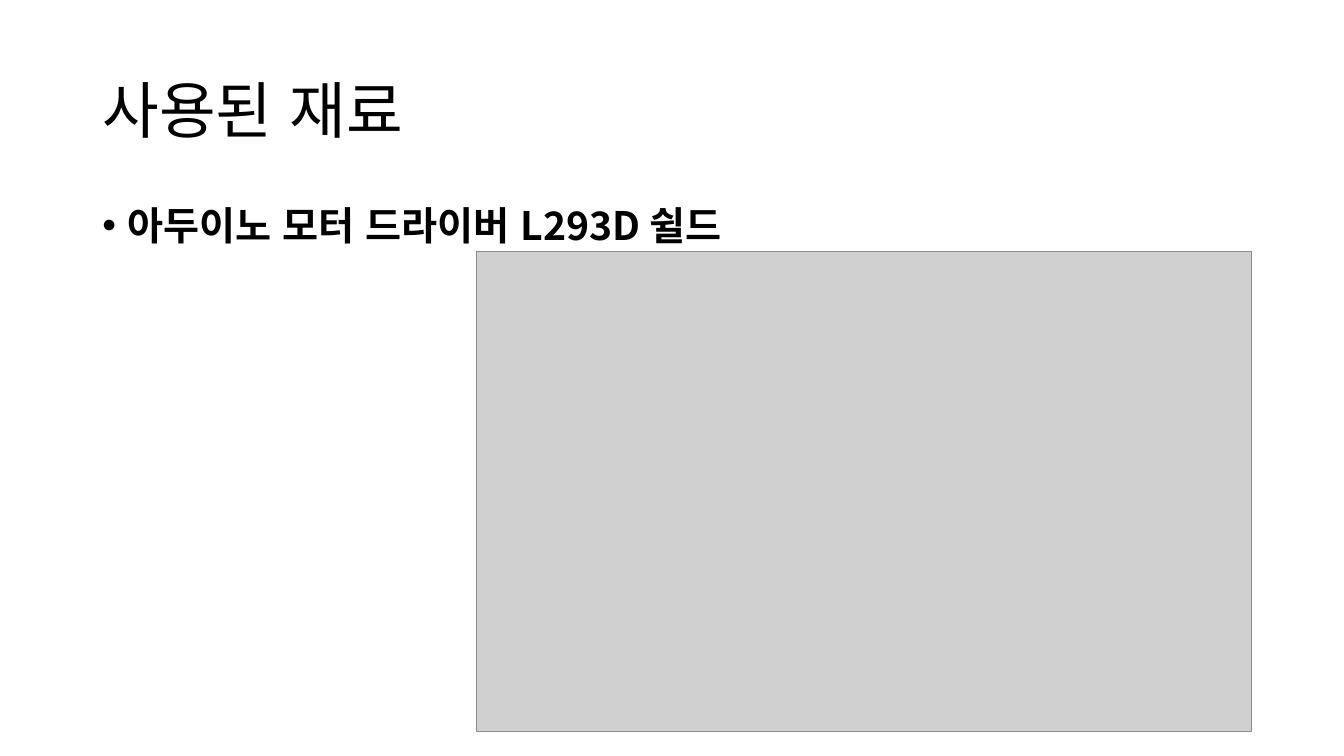
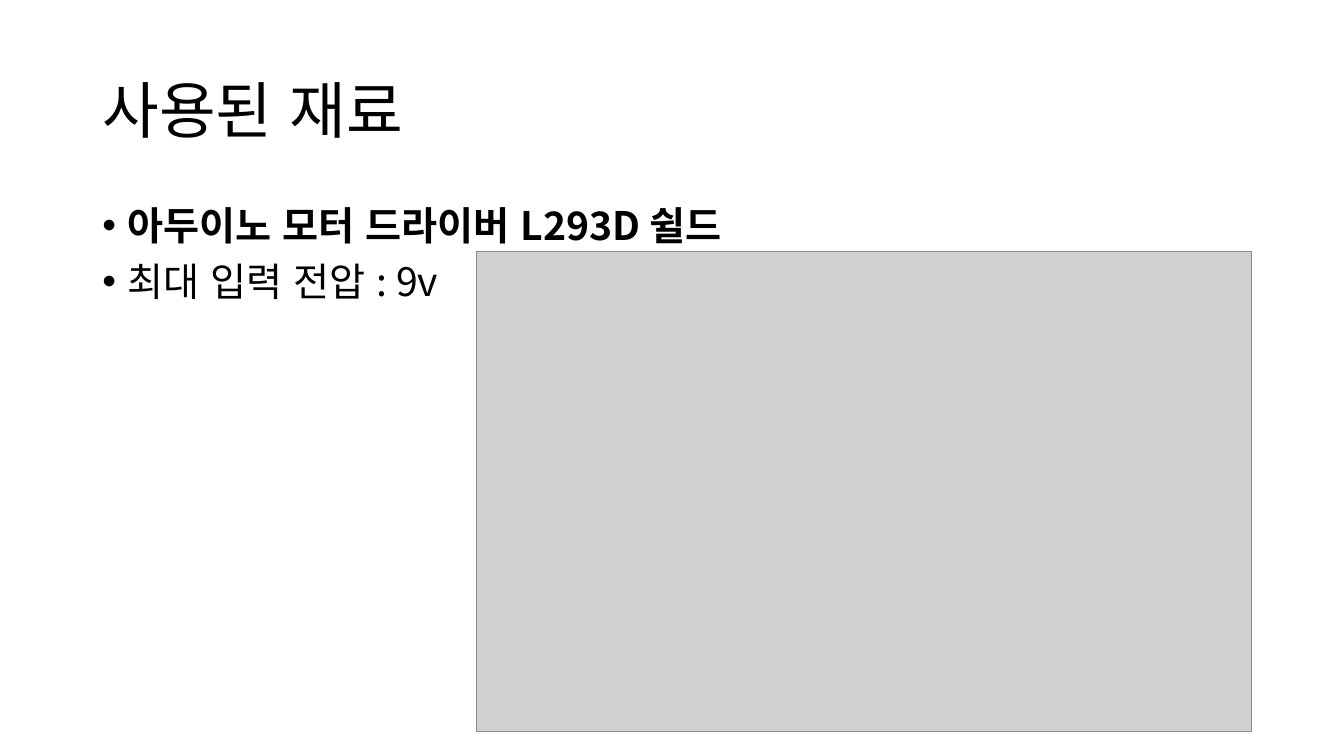
Before and after one commit to siejwkaodj/RC-Car-making, a slide deck: slide 4 of Rc카 만들기 프로젝트.pptx. Drawn at 1344x756 pixels with LibreOffice and Linux fonts; fonts in the diff are those of the drawing; grey boxes stand for pictures. Boxes give left, top, right and bottom in pixels: in the first picture for what was removed or moved away, otherwise in the second. Text is boxed around its words. In the diff, an @@ line names an element or a change of style, - is before the commit and + after.

```diff
--- a/Rc카 만들기 프로젝트.pptx
+++ b/Rc카 만들기 프로젝트.pptx
@@ text at bbox=[128, 263, 438, 299]: paragraph added @@
+• 최대 입력 전압 : 9v
```
Also in this commit, not shown: 1 other slide changed, 1 slide added, 4 other files.
